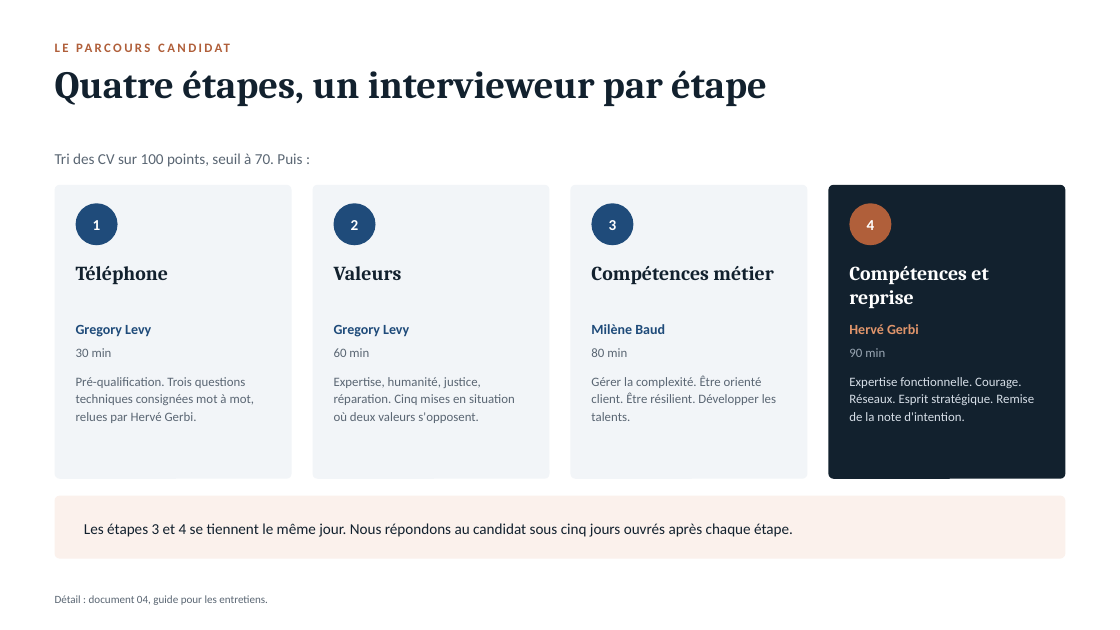
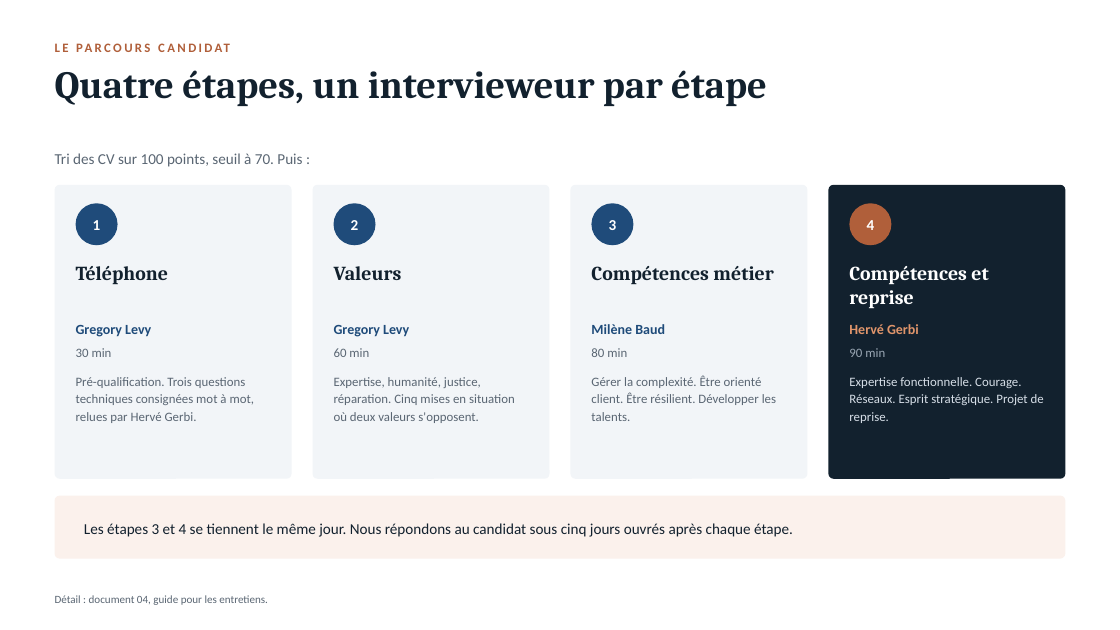
Before and after one commit to levygr/Recrutement, a slide deck: slide 10 of Plan-de-recrutement-presentation.pptx (slide 11 before the commit). Drawn at 1120x630 pixels with LibreOffice and Linux fonts; fonts in the diff are those of the drawing. Boxes give left, top, right and bottom in pixels: in the first picture for what was removed or moved away, otherwise in the second. Text is boxed around its words. In the diff, an @@ line names an element or a change of style, - is before the commit and + after.

```diff
--- a/Plan-de-recrutement-presentation.pptx
+++ b/Plan-de-recrutement-presentation.pptx
@@ text at bbox=[849, 377, 1044, 423]: text changed @@
-Expertise fonctionnelle. Courage. Réseaux. Esprit stratégique. Remise de la note d'intention.
+Expertise fonctionnelle. Courage. Réseaux. Esprit stratégique. Projet de reprise.
```
Also in this commit, not shown: 2 other slides changed, 1 slide added, 2 slides removed, 8 other files.
